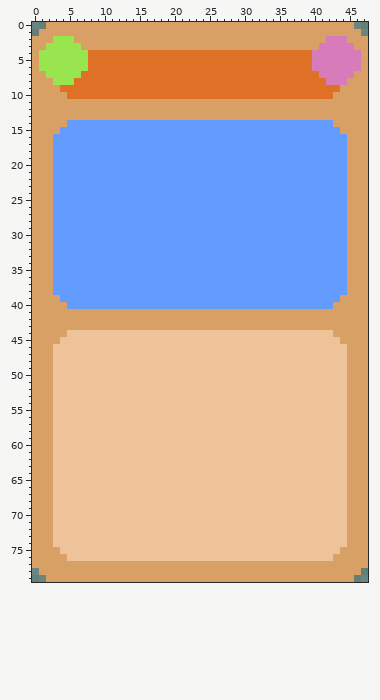
Pixel-art file: assets/art/hud/card1.aseprite. Above, as it was before the edit.
48x80 pixels, 1 frame.
The result:
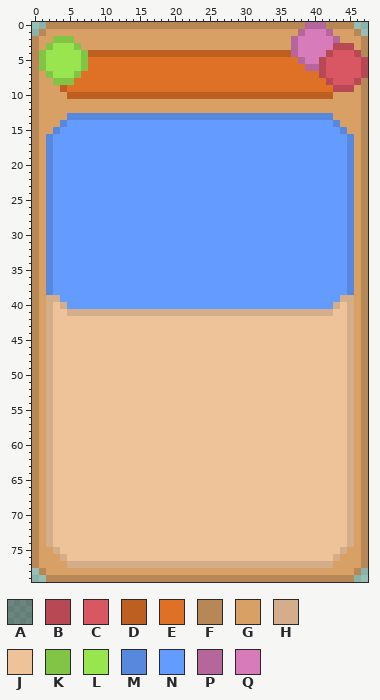
Palette (. is transparent): A #1e1f1f5a  B #b84954  C #d95763  D #bd5f20  E #df7126  F #b88756  G #d9a066  H #d4ad8a  J #eec39a  K #82c445  L #99e550  M #5788de  N #639bff  P #b5679c  Q #d77bba
Difference:
layer "BaseCard" added
layer "NameTag" added
layer "CardType" added
layer "Energy" added
layer "water" added
layer "Layer 1" removed
Changed rows in their new state; - is an unchanged pixel.
first column x 0:
 0 ..FFFFFFFFFFFFFFFFFFFFFFFFFFFFFFFFFFFFFPPPFFFF..
 1 .F------------------------------------PQQQP---F.
 2 F--KKK-------------------------------PQQQQ-PG--F
 3 F-K---K------------------------------PQQQ--BBB-F
 4 FK-----KDDDDDDDDDDDDDDDDDDDDDDDDDDDDDPQQ--BCCCBF
 5 FK-----K------------------------------PQ-BCCCCCB
 6 FK-----K-------------------------------PPBCCCCCB
 7 F-K---K----------------------------------BCCCCCB
 8 F--KKK------------------------------------BCCCBF
 9 F---D--------------------------------------BBB-F
10 F----DDDDDDDDDDDDDDDDDDDDDDDDDDDDDDDDDDDDDD----F
11 F----------------------------------------------F
12 F----------------------------------------------F
13 F----MMMMMMMMMMMMMMMMMMMMMMMMMMMMMMMMMMMMMM----F
14 F---M--------------------------------------M---F
15 F--M----------------------------------------M--F
16 F-M------------------------------------------M-F
17 F-M------------------------------------------M-F
18 F-M------------------------------------------M-F
19 F-M------------------------------------------M-F
20 F-M------------------------------------------M-F
21 F-M------------------------------------------M-F
22 F-M------------------------------------------M-F
23 F-M------------------------------------------M-F
24 F-M------------------------------------------M-F
25 F-M------------------------------------------M-F
26 F-M------------------------------------------M-F
27 F-M------------------------------------------M-F
28 F-M------------------------------------------M-F
29 F-M------------------------------------------M-F
30 F-M------------------------------------------M-F
31 F-M------------------------------------------M-F
32 F-M------------------------------------------M-F
33 F-M------------------------------------------M-F
34 F-M------------------------------------------M-F
35 F-M------------------------------------------M-F
36 F-M------------------------------------------M-F
37 F-M------------------------------------------M-F
38 F-M------------------------------------------M-F
39 F-HH----------------------------------------HH-F
40 F-HJH--------------------------------------HJH-F
41 F-HJJHHHHHHHHHHHHHHHHHHHHHHHHHHHHHHHHHHHHHHJJH-F
42 F-HJJJJJJJJJJJJJJJJJJJJJJJJJJJJJJJJJJJJJJJJJJH-F
43 F-HJJJJJJJJJJJJJJJJJJJJJJJJJJJJJJJJJJJJJJJJJJH-F
44 F-HJJ--------------------------------------JJH-F
45 F-HJ----------------------------------------JH-F
46 F-H------------------------------------------H-F
47 F-H------------------------------------------H-F
48 F-H------------------------------------------H-F
49 F-H------------------------------------------H-F
50 F-H------------------------------------------H-F
51 F-H------------------------------------------H-F
52 F-H------------------------------------------H-F
53 F-H------------------------------------------H-F
54 F-H------------------------------------------H-F
55 F-H------------------------------------------H-F
56 F-H------------------------------------------H-F
57 F-H------------------------------------------H-F
58 F-H------------------------------------------H-F
59 F-H------------------------------------------H-F
60 F-H------------------------------------------H-F
61 F-H------------------------------------------H-F
62 F-H------------------------------------------H-F
63 F-H------------------------------------------H-F
64 F-H------------------------------------------H-F
65 F-H------------------------------------------H-F
66 F-H------------------------------------------H-F
67 F-H------------------------------------------H-F
68 F-H------------------------------------------H-F
69 F-H------------------------------------------H-F
70 F-H------------------------------------------H-F
71 F-H------------------------------------------H-F
72 F-H------------------------------------------H-F
73 F-H------------------------------------------H-F
74 F-H------------------------------------------H-F
75 F--H----------------------------------------H--F
76 F---H--------------------------------------H---F
77 F----HHHHHHHHHHHHHHHHHHHHHHHHHHHHHHHHHHHHHH----F
78 .F--------------------------------------------F.
79 ..FFFFFFFFFFFFFFFFFFFFFFFFFFFFFFFFFFFFFFFFFFFF..
Where, in picture pixels (left, top, right, bottom), the same in both pictures:
changed: (32, 22, 368, 582)
